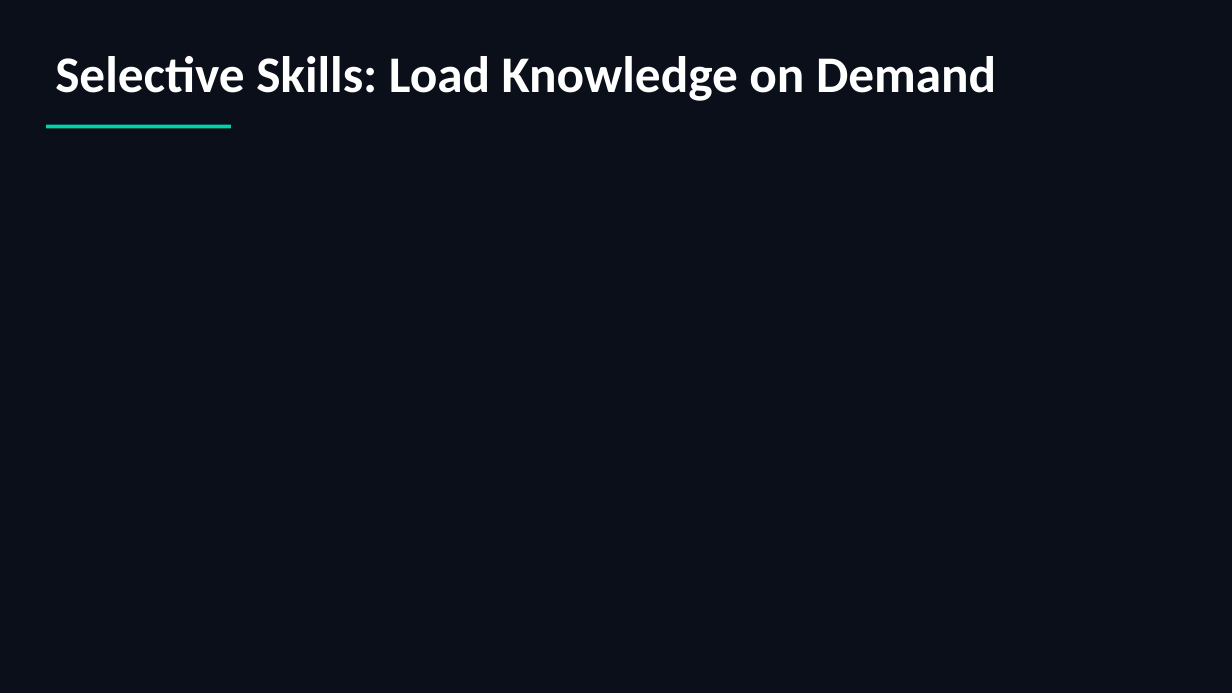
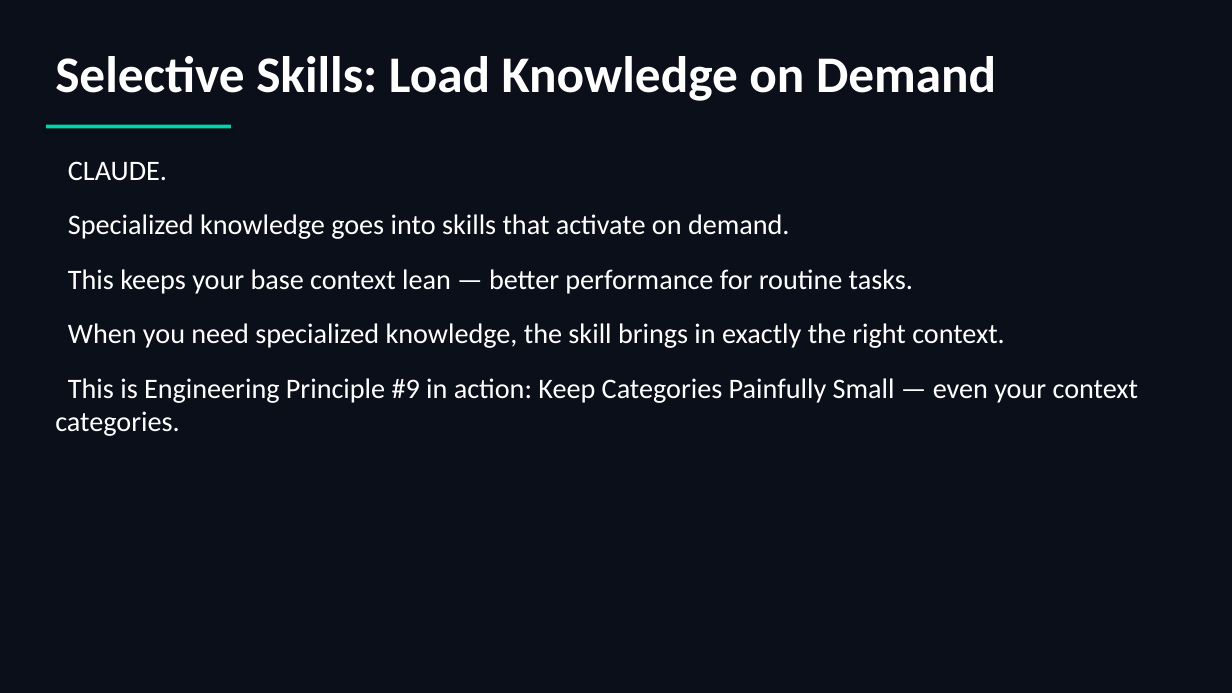
Before and after one commit to scottrhay/AIA-ClaudeCopilot, a slide deck: slide 48 of slides/Day3_Claude_Code_Advanced.pptx. Drawn at 1232x693 pixels with LibreOffice and Linux fonts; fonts in the diff are those of the drawing. Boxes give left, top, right and bottom in pixels: in the first picture for what was removed or moved away, otherwise in the second. Text is boxed around its words. In the diff, an @@ line names an element or a change of style, - is before the commit and + after.

```diff
--- a/slides/Day3_Claude_Code_Advanced.pptx
+++ b/slides/Day3_Claude_Code_Advanced.pptx
@@ text added at box(55, 161, 1139, 436), 22 pt, text #FFFFFF @@
+CLAUDE.
+Specialized knowledge goes into skills that activate on demand.
+This keeps your base context lean — better performance for routine tasks.
+When you need specialized knowledge, the skill brings in exactly the right context.
+This is Engineering Principle #9 in action: Keep Categories Painfully Small — even your context categories.
```
Also in this commit, not shown: 4 other slides changed, 1 other file.
